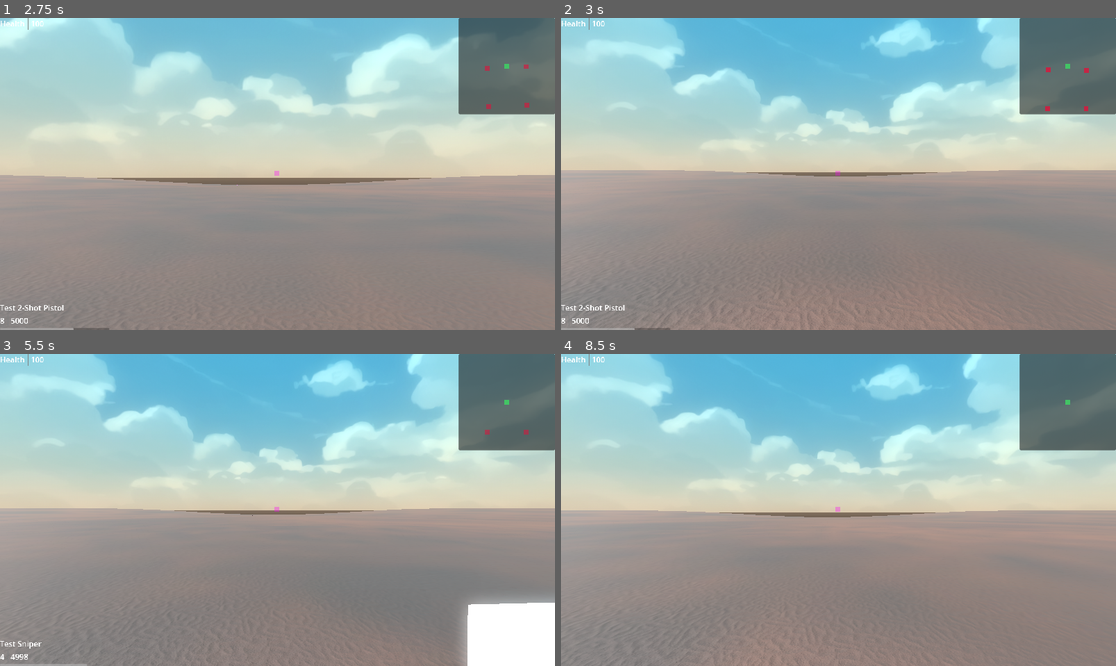
Above: before the commit, frames 1-4 (two rows, left to right).
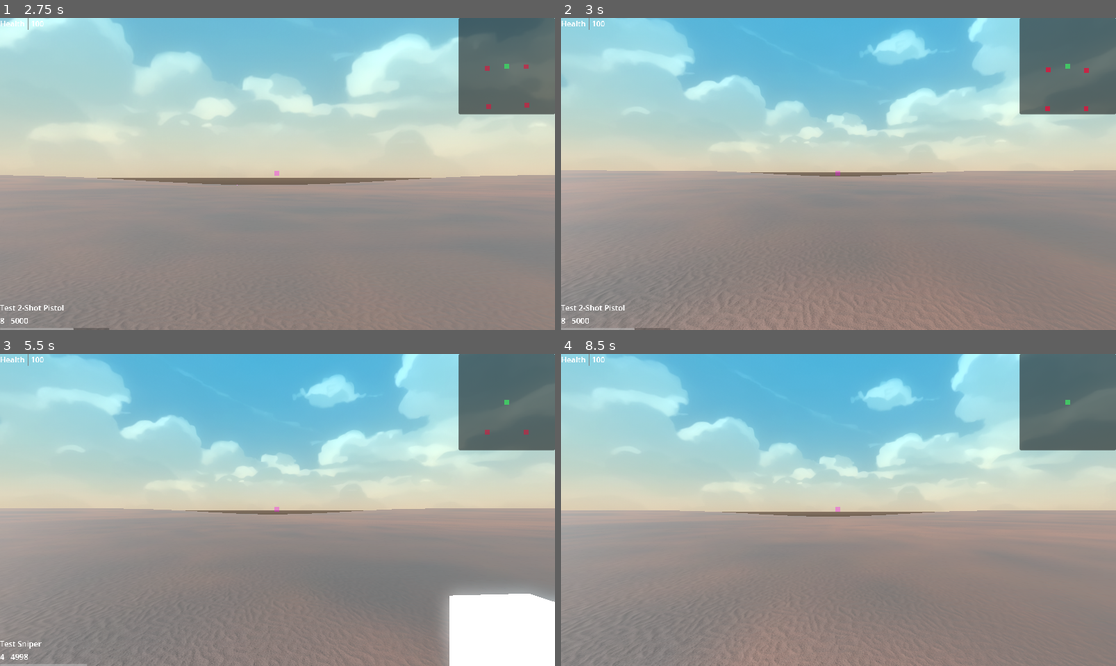
Above: after the commit, the same moments.

Repository: mabanana/FPS-Project-A
Game: Godot game, scene res://test_scene.tscn
The game is run twice, just before and just after one commit, with the same random seed, the same clock (stepped at 60 frames per second) and the same inputs.
Inputs (mouse positions are in pixels of both pictures, inside the frame that each line leads up to):
- Up to frame 1 (2.75 s): tap Enter (ui_accept) at 0.5, 0.77, 1.52 s; move the mouse to (305, 174) at 0.52 s; hold Q (drop_equip) 0.53-1.28 s; hold Up (ui_up) from 0.53 s (still down); click (305, 174) at 0.8 s; move the mouse to (249, 174) at 1.27 s; click (249, 174) at 1.35 s; right-click (249, 174) at 1.55 s; move the mouse to (288, 167) at 2.02 s; hold Right mouse button (right_click) from 2.03 s (still down); tap Shift (sprint) at 2.3 s
- Up to frame 2 (3 s): keep holding Up (ui_up); move the mouse to (832, 180) at 2.77 s; release Right mouse button (right_click) at 2.78 s; tap Shift (sprint) at 2.85 s
- Up to frame 3 (5.5 s): keep holding Up (ui_up); tap Enter (ui_accept) at 3.02, 3.77, 4.52 s; tap Q (drop_equip) at 3.05 s; move the mouse to (316, 513) at 3.52 s; hold Q (drop_equip) 3.53-4.28 s; click (316, 513) at 3.8 s; tap Tab (cycle_inventory) at 4.15 s; move the mouse to (233, 506) at 4.27 s; tap 1 (hotkey_1) at 4.35 s; right-click (233, 506) at 4.55 s; tap R (reload) at 4.9 s; move the mouse to (283, 510) at 5.02 s; hold 2 (hotkey_2) from 5.03 s (still down); tap Shift (sprint) at 5.3 s
- Up to frame 4 (8.5 s): move the mouse to (816, 503) at 5.77 s; release Up (ui_up) at 5.78 s; release 2 (hotkey_2) at 5.78 s; hold Right (ui_right) 5.78-6.53 s; tap 3 (hotkey_3) at 5.85 s; tap Enter (ui_accept) at 6.02, 6.77, 7.52 s; tap Q (drop_equip) at 6.05 s; move the mouse to (866, 510) at 6.52 s; hold 4 (hotkey_4) 6.53-7.28 s; hold Up (ui_up) from 6.53 s (still down); click (866, 510) at 6.8 s; move the mouse to (810, 510) at 7.27 s; tap E (interact) at 7.35 s; right-click (810, 510) at 7.55 s; move the mouse to (849, 503) at 8.02 s; press the mouse at (849, 503) at 8.03 s; tap Shift (sprint) at 8.3 s

Frame 1 is identical in both runs. In frame 2, 3.6% of the frame differs, in the area x 0-95%, y 0-100%; in frame 3, 6.7%, in the area x 1-100%, y 0-100%; in frame 4, 5.3%.
Error after the commit: Invalid access to property or key 'metadata' on a base object of type 'Nil'. (res://player.gd:171)

Commit message:
Fix camera state change

Diff:
--- a/gun_slot.gd
+++ b/gun_slot.gd
@@ -129,12 +129,6 @@
 			if active_gun.mag_curr <= 0:
 				character.set_action_state(PlayerModel.ActionState.reloading)
 
-		if core.player.is_ads:
-			set_camera_zoom(active_gun.metadata.zoom, true)
-		else:
-			set_camera_zoom(0, false)
-
-
 	# Logs
 	if context == contexts.gun_dropped and not active_gun:
 		print("No gun equipped")
--- a/player.gd
+++ b/player.gd
@@ -20,7 +20,8 @@
 var hp : int = 100
 var input_dir: Vector2
 var trigger_down : bool
-var fov_multiplier: float
+@export var fov_multiplier: float
+@export var fov_modifier: float
 
 var jump_cd: Countdown
 var sprint_cd: Countdown
@@ -83,7 +84,7 @@
 	elif event.is_action_pressed("ui_accept"):
 		set_jump(true)
 	elif event.is_action_pressed("sprint"):
-		if !core.player.is_ads:
+		if !core.player.is_ads and is_ms(PlayerModel.MovementState.walking):
 			set_movement_state(PlayerModel.MovementState.sprinting)
 
 	if event.is_action_pressed("left_click"):
@@ -132,7 +133,7 @@
 		_set_target(-1)
 	if jump_cd.tick(delta) <= 0:
 		set_jump(false)
-	camera.fov = move_toward(camera.fov, DEFAULT_CAMERA_ZOOM * fov_multiplier, 10 / fov_multiplier)
+	camera.fov = move_toward(camera.fov, fov_modifier + DEFAULT_CAMERA_ZOOM * fov_multiplier, 10 / fov_multiplier)
 
 func get_object_in_view():
 	var query = gun_slot.cast_ray_towards_mouse()
@@ -165,6 +166,12 @@
 		core.player.is_ads = false
 		return
 	print("Aiming down sights set to " + ("true" if boo else "false"))
+
+	if boo:
+		gun_slot.set_camera_zoom(gun_slot.active_gun.metadata.zoom, true)
+	else:
+		gun_slot.set_camera_zoom(0, false)
+
 	core.player.is_ads = boo
 	core_changed.emit(contexts.none, null)
 
@@ -190,8 +197,9 @@
 func set_action_state(state: PlayerModel.ActionState):
 	if core.player.action_state == state:
 		return
+	var prev_state = core.player.action_state
 	core.player.action_state = state
-	_on_action_change(state, core.player.action_state)
+	_on_action_change(state, prev_state)
 	if state == PlayerModel.ActionState.reloading:
 		core_changed.emit(contexts.reload_started, null)
 	else:
@@ -200,8 +208,9 @@
 func set_movement_state(state: PlayerModel.MovementState):
 	if core.player.movement_state == state:
 		return
+	var prev_state = core.player.movement_state
 	core.player.movement_state = state
-	_on_movement_change(state,  core.player.movement_state)
+	_on_movement_change(state,  prev_state)
 	core_changed.emit(contexts.none, null)
 
 func is_ms(state: PlayerModel.MovementState):
@@ -227,7 +236,5 @@
 		anim.play("sprint_fov")
 
 	if prev_state == PlayerModel.MovementState.sprinting:
-		# TODO: find a better implementation
-		anim.stop()
-
+		anim.seek(anim.get_animation(anim.current_animation).length)
 	pass
--- a/player.tscn
+++ b/player.tscn
@@ -12,29 +12,30 @@
 tracks/0/type = "value"
 tracks/0/imported = false
 tracks/0/enabled = true
-tracks/0/path = NodePath("%Camera3D:fov")
+tracks/0/path = NodePath(".:fov_multiplier")
 tracks/0/interp = 1
 tracks/0/loop_wrap = true
 tracks/0/keys = {
 "times": PackedFloat32Array(0),
 "transitions": PackedFloat32Array(1),
 "update": 0,
-"values": [75.0]
+"values": [0.0]
 }
 
 [sub_resource type="Animation" id="Animation_bts6k"]
 resource_name = "sprint_fov"
+step = 0.2
 tracks/0/type = "value"
 tracks/0/imported = false
 tracks/0/enabled = true
-tracks/0/path = NodePath("%Camera3D:fov")
+tracks/0/path = NodePath(".:fov_multiplier")
 tracks/0/interp = 1
 tracks/0/loop_wrap = true
 tracks/0/keys = {
 "times": PackedFloat32Array(0, 0.2, 1),
 "transitions": PackedFloat32Array(1, 1, 1),
 "update": 0,
-"values": [75.0, 80.0, 75.0]
+"values": [1.0, 1.1, 1.0]
 }
 
 [sub_resource type="AnimationLibrary" id="AnimationLibrary_80y3y"]
